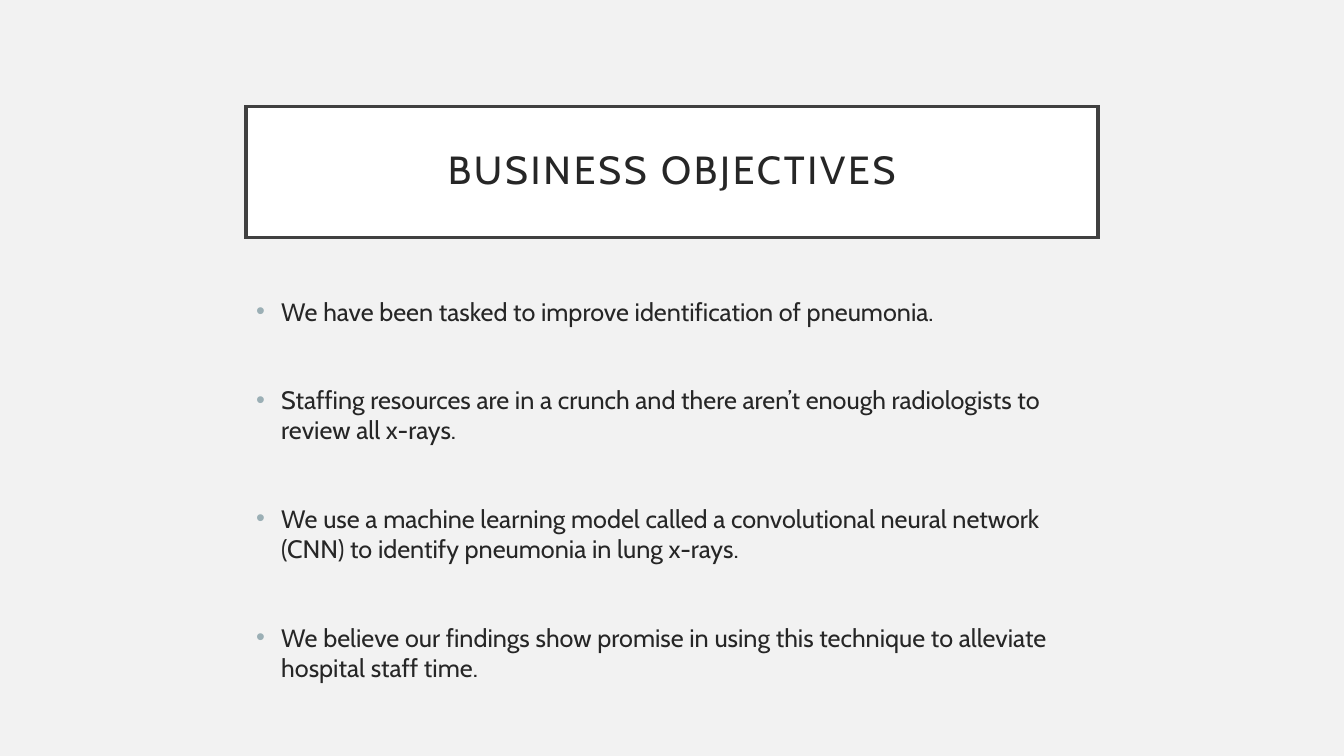
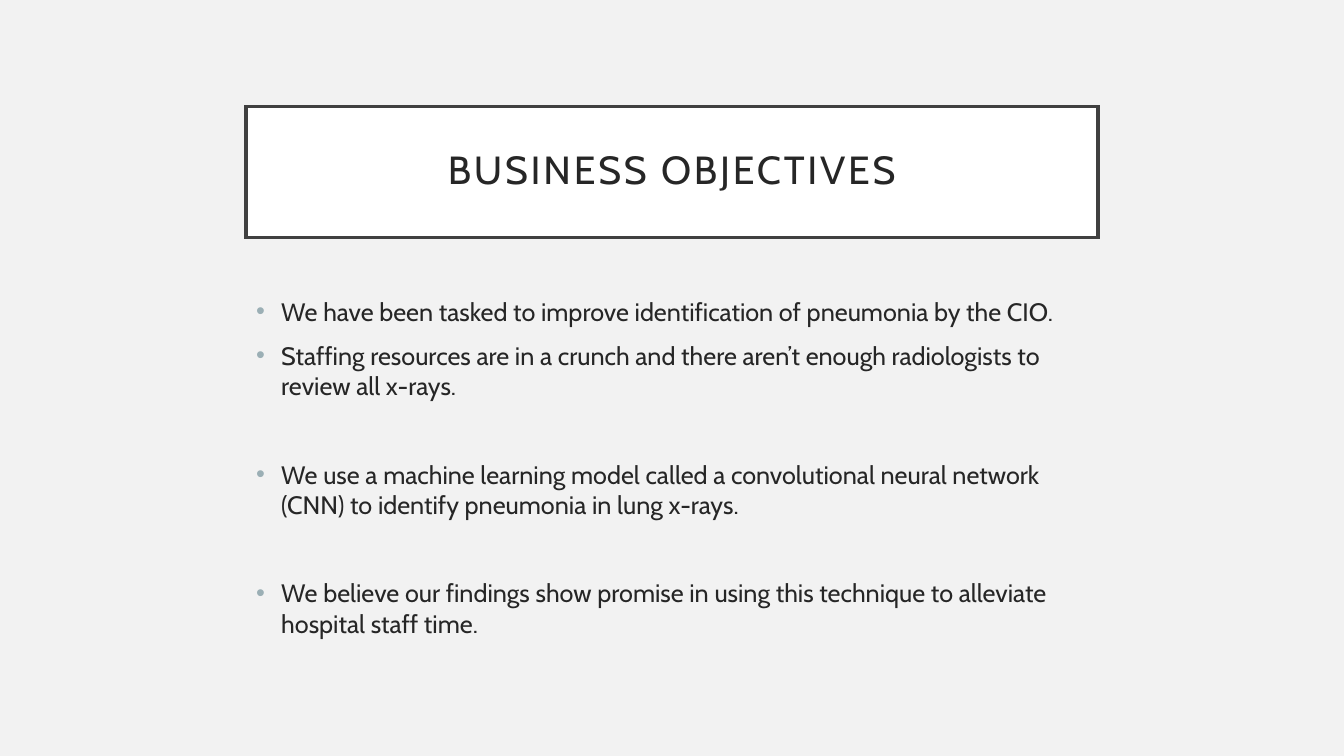
Before and after one commit to dragunat2016/Pneumonia_Image_Detection, a slide deck: slide 2 of Presentation/Presentation.pptx. Drawn at 1344x756 pixels with LibreOffice and Linux fonts; fonts in the diff are those of the drawing. Boxes give left, top, right and bottom in pixels: in the first picture for what was removed or moved away, otherwise in the second. Text is boxed around its words. In the diff, an @@ line names an element or a change of style, - is before the commit and + after.

```diff
--- a/Presentation/Presentation.pptx
+++ b/Presentation/Presentation.pptx
@@ text at (281, 302, 1053, 327): text changed @@
-• We have been tasked to improve identification of pneumonia.
+• We have been tasked to improve identification of pneumonia by the CIO.
```
Also in this commit, not shown: 1 other slide changed, 3 other files.
